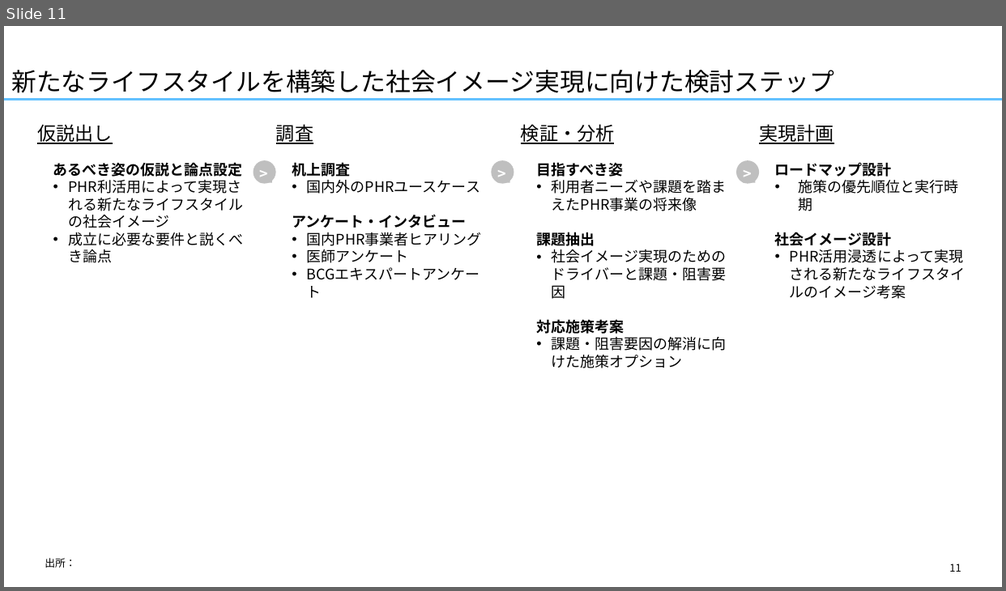
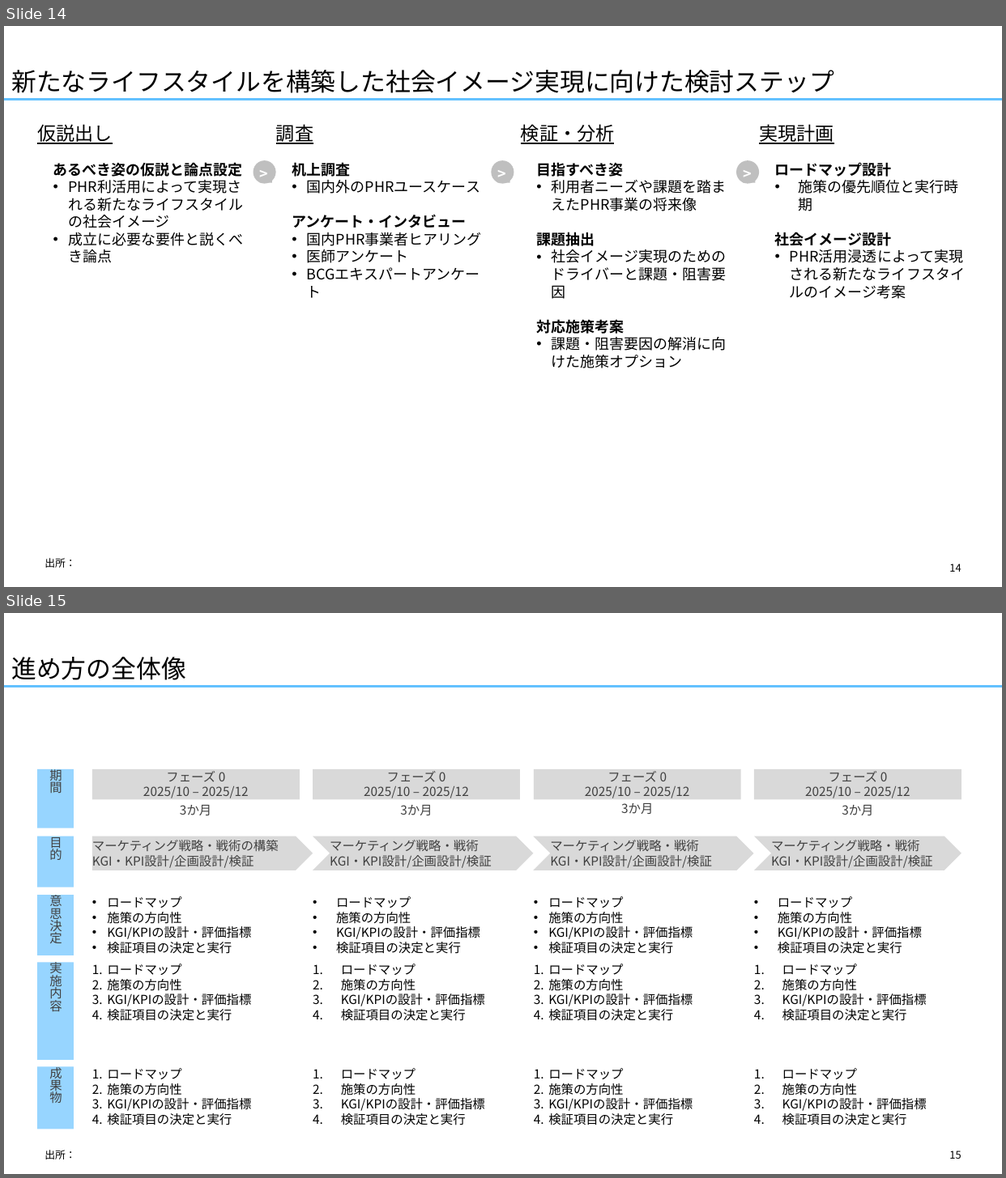
Before and after one commit to yuzucha16/dotfiles, a slide deck: office/template_A4.pptx. Shown one above the other, each under a label of ours: slide 11 before the commit, slides 14 and 15 after it. The pictures are 1006x591 and 1006x1178 pixels, drawn with LibreOffice and Linux fonts; fonts in the diff are those of the drawing. Boxes give left, top, right and bottom in pixels: in the first picture for what was removed or moved away, otherwise in the second. Text is boxed around its words. In the diff, an @@ line names an element or a change of style, - is before the commit and + after.

```diff
--- a/office/template_A4.pptx
+++ b/office/template_A4.pptx
@@ slide 15 added at (4,613,1002,1174), background #FFFFFF; not listed: 1 template element that a slide beside it also shows @@
@@ title added at (11,657,186,680), 24 pt, text #000000 @@
+進め方の全体像
@@ rectangle added at (38,769,74,828), fill #97D5FF, 12 pt, text #404040 @@
+期間
@@ rectangle added at (92,769,300,800), fill #D9D9D9, 12 pt, text #404040 @@
+フェーズ 0
+2025/10 – 2025/12
@@ rectangle added at (313,769,521,800), fill #D9D9D9, 12 pt, text #404040 @@
+フェーズ 0
+2025/10 – 2025/12
@@ rectangle added at (534,769,741,800), fill #D9D9D9, 12 pt, text #404040 @@
+フェーズ 0
+2025/10 – 2025/12
@@ rectangle added at (754,769,961,800), fill #D9D9D9, 12 pt, text #404040 @@
+フェーズ 0
+2025/10 – 2025/12
@@ text added at (180,805,211,815), 12 pt, text #404040 @@
+3か月
@@ text added at (400,805,432,815), 12 pt, text #404040 @@
+3か月
@@ text added at (621,803,653,814), 12 pt, text #404040 @@
+3か月
@@ text added at (842,805,873,815), 12 pt, text #404040 @@
+3か月
@@ rectangle added at (38,836,74,887), fill #97D5FF, 12 pt, text #404040 @@
+目的
@@ pentagon arrow added at (92,836,313,871), fill #D9D9D9, 12 pt, text #404040 @@
+マーケティング戦略・戦術の構築
+KGI・KPI設計/企画設計/検証
@@ chevron added at (313,836,534,871), fill #D9D9D9, 12 pt, text #404040 @@
+マーケティング戦略・戦術
+KGI・KPI設計/企画設計/検証
@@ chevron added at (533,836,754,871), fill #D9D9D9, 12 pt, text #404040 @@
+マーケティング戦略・戦術
+KGI・KPI設計/企画設計/検証
@@ chevron added at (754,836,961,871), fill #D9D9D9, 12 pt, text #404040 @@
+マーケティング戦略・戦術
+KGI・KPI設計/企画設計/検証
@@ rectangle added at (38,895,74,956), fill #97D5FF, 12 pt, text #404040 @@
+意思決定
@@ text added at (107,897,251,954), 12 pt, text #000000 @@
+• ロードマップ
+• 施策の方向性
+• KGI/KPIの設計・評価指標
+• 検証項目の決定と実行
@@ text added at (336,897,480,954), 12 pt, text #000000 @@
+• ロードマップ
+• 施策の方向性
+• KGI/KPIの設計・評価指標
+• 検証項目の決定と実行
@@ text added at (548,897,692,954), 12 pt, text #000000 @@
+• ロードマップ
+• 施策の方向性
+• KGI/KPIの設計・評価指標
+• 検証項目の決定と実行
@@ text added at (778,897,922,954), 12 pt, text #000000 @@
+• ロードマップ
+• 施策の方向性
+• KGI/KPIの設計・評価指標
+• 検証項目の決定と実行
@@ rectangle added at (38,963,74,1060), fill #97D5FF, 12 pt, text #404040 @@
+実施内容
@@ text added at (107,964,251,1021), 12 pt, text #000000 @@
+1. ロードマップ
+2. 施策の方向性
+3. KGI/KPIの設計・評価指標
+4. 検証項目の決定と実行
@@ text added at (341,964,485,1021), 12 pt, text #000000 @@
+1. ロードマップ
+2. 施策の方向性
+3. KGI/KPIの設計・評価指標
+4. 検証項目の決定と実行
@@ text added at (548,964,692,1021), 12 pt, text #000000 @@
+1. ロードマップ
+2. 施策の方向性
+3. KGI/KPIの設計・評価指標
+4. 検証項目の決定と実行
@@ text added at (782,964,927,1021), 12 pt, text #000000 @@
+1. ロードマップ
+2. 施策の方向性
+3. KGI/KPIの設計・評価指標
+4. 検証項目の決定と実行
@@ rectangle added at (38,1067,74,1130), fill #97D5FF, 12 pt, text #404040 @@
+成果物
@@ text added at (107,1068,251,1126), 12 pt, text #000000 @@
+1. ロードマップ
+2. 施策の方向性
+3. KGI/KPIの設計・評価指標
+4. 検証項目の決定と実行
@@ text added at (341,1068,485,1126), 12 pt, text #000000 @@
+1. ロードマップ
+2. 施策の方向性
+3. KGI/KPIの設計・評価指標
+4. 検証項目の決定と実行
@@ text added at (548,1068,692,1126), 12 pt, text #000000 @@
+1. ロードマップ
+2. 施策の方向性
+3. KGI/KPIの設計・評価指標
+4. 検証項目の決定と実行
@@ text added at (782,1068,927,1126), 12 pt, text #000000 @@
+1. ロードマップ
+2. 施策の方向性
+3. KGI/KPIの設計・評価指標
+4. 検証項目の決定と実行
@@ text added at (44,1150,75,1160), 10 pt, text #000000 @@
+出所：
@@ page number added at (949,1151,961,1159), 10 pt, text #000000 @@
+15
@@ what was slide 11 is now slide 14 @@
@@ page number at (949,564,961,572): text changed @@
-11
+14
```
Also in this commit, not shown: 3 slides changed, 3 other slides added, 1 other file.
